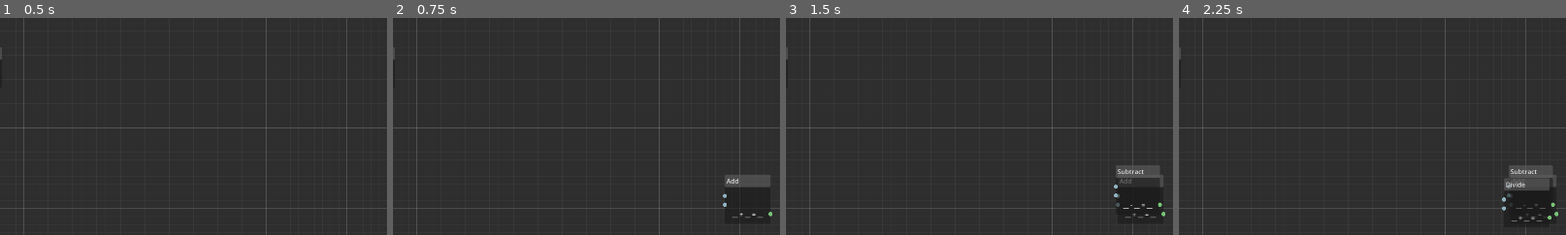
Above: before the commit, frames 1-4 (left to right).
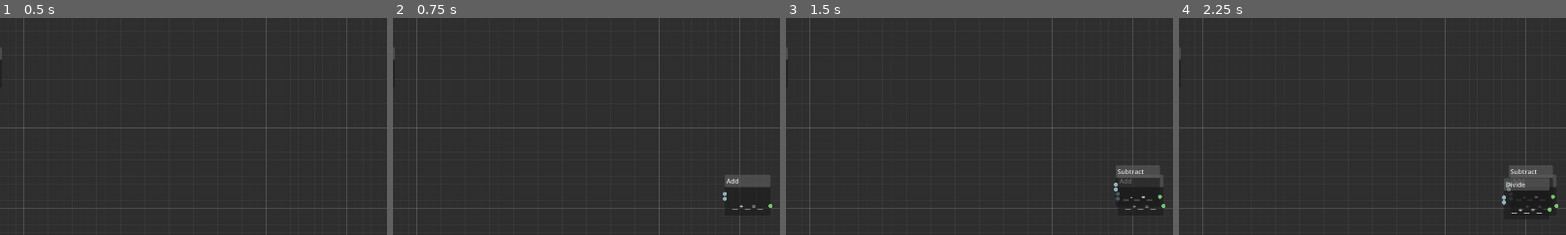
Above: after the commit, the same moments.

Repository: trite/Fractionation
Game: Godot game, scene res://main.tscn
Two runs of this game, one before a commit and one after it. Both use one fixed random seed, a clock stepped at 60 frames per second and the inputs below.
Inputs:
- Up to frame 1 (0.5 s): no input
- Up to frame 2 (0.75 s): click "+ Add" at 0.5 s
- Up to frame 3 (1.5 s): click "- Subtract" at 1.25 s
- Up to frame 4 (2.25 s): click "÷ Divide" at 2 s
The pictures show only the part of the screen within x 28-78%, y 36-86%; the shares and areas given below are measured in that part.

Frame 1 is identical in both runs. In frame 2, 0.2% of the frame differs, in the area x 85-98%, y 79-95%; in frame 3, 0.3%; in frame 4, 0.4%, in the area x 83-98%, y 75-97%.

Commit message:
first milestone - duplicator node

Diff:
--- /dev/null
+++ b/duplicator_node.gd
@@ -0,0 +1,51 @@
+extends GraphNode
+
+var input_value: Variant = null
+
+@onready var value_label: Label = $ValueLabel
+
+func _ready() -> void:
+	# Set up slots: 1 input (left), 2 outputs (right)
+	# Slot 0: Input (left only)
+	set_slot_enabled_left(0, true)
+	set_slot_enabled_right(0, false)
+	set_slot_type_left(0, 0)
+	set_slot_color_left(0, Color.LIGHT_BLUE)
+
+	# Slot 1: Output 1 (right only)
+	set_slot_enabled_left(1, false)
+	set_slot_enabled_right(1, true)
+	set_slot_type_right(1, 0)
+	set_slot_color_right(1, Color.LIGHT_GREEN)
+
+	# Slot 2: Output 2 (right only)
+	set_slot_enabled_left(2, false)
+	set_slot_enabled_right(2, true)
+	set_slot_type_right(2, 0)
+	set_slot_color_right(2, Color.LIGHT_GREEN)
+
+	update_display()
+
+func set_input(value: Variant) -> void:
+	input_value = value
+	update_display()
+
+func clear_input() -> void:
+	input_value = null
+	update_display()
+
+func get_result() -> Variant:
+	return input_value
+
+func update_display() -> void:
+	if not value_label:
+		return
+
+	var value_str := "__"
+	if input_value != null:
+		if input_value is float:
+			value_str = "%.2f" % input_value
+		else:
+			value_str = str(input_value)
+
+	value_label.text = value_str + " → " + value_str + " " + value_str
--- /dev/null
+++ b/duplicator_node.tscn
@@ -0,0 +1,28 @@
+[gd_scene load_steps=2 format=3 uid="uid://vj1goko6qu6y"]
+
+[ext_resource type="Script" path="res://duplicator_node.gd" id="1_duplicator_node"]
+
+[node name="DuplicatorNode" type="GraphNode"]
+title = "Duplicate"
+resizable = false
+draggable = true
+selectable = true
+script = ExtResource("1_duplicator_node")
+
+[node name="Input" type="Control" parent="."]
+custom_minimum_size = Vector2(0, 20)
+layout_mode = 2
+
+[node name="Output1" type="Control" parent="."]
+custom_minimum_size = Vector2(0, 20)
+layout_mode = 2
+
+[node name="Output2" type="Control" parent="."]
+custom_minimum_size = Vector2(0, 20)
+layout_mode = 2
+
+[node name="ValueLabel" type="Label" parent="."]
+layout_mode = 2
+text = "__ → __ __"
+horizontal_alignment = 1
+vertical_alignment = 1
--- a/main.gd
+++ b/main.gd
@@ -5,6 +5,7 @@
 @onready var subtract_button: Button = $ToolPanel/MarginContainer/HBoxContainer/SubtractButton
 @onready var multiply_button: Button = $ToolPanel/MarginContainer/HBoxContainer/MultiplyButton
 @onready var divide_button: Button = $ToolPanel/MarginContainer/HBoxContainer/DivideButton
+@onready var duplicator_button: Button = $ToolPanel/MarginContainer/HBoxContainer/DuplicatorButton
 @onready var token_label: Label = $ToolPanel/MarginContainer/HBoxContainer/TokenLabel
 @onready var win_screen: ColorRect = $WinScreen
 
@@ -15,7 +16,12 @@
 
 # Token system
 const OPERATION_COST: int = 100
+const DUPLICATOR_COST: int = 200
 var tokens: int = 500
+
+# Milestone system
+var milestones: Array[Milestone] = []
+var unlocked_nodes: Array[String] = ["add", "subtract", "multiply", "divide"]
 
 func _ready() -> void:
 	# Connect GraphEdit signals
@@ -28,6 +34,10 @@
 	subtract_button.pressed.connect(_on_subtract_button_pressed)
 	multiply_button.pressed.connect(_on_multiply_button_pressed)
 	divide_button.pressed.connect(_on_divide_button_pressed)
+	duplicator_button.pressed.connect(_on_duplicator_button_pressed)
+
+	# Setup milestones
+	setup_milestones()
 
 	# Create the two starting nodes
 	create_starting_nodes()
@@ -77,6 +87,17 @@
 func update_token_display() -> void:
 	token_label.text = "Tokens: " + str(tokens)
 
+func setup_milestones() -> void:
+	# First connection milestone - unlocks duplicator
+	var first_connection = Milestone.new(
+		"First Connection",
+		Milestone.TriggerType.FIRST_CONNECTION,
+		null,
+		300,
+		["duplicator"]
+	)
+	milestones.append(first_connection)
+
 func _on_connection_request(from_node: StringName, from_port: int, to_node: StringName, to_port: int) -> void:
 	var existing_connections = graph_edit.get_connection_list()
 
@@ -121,11 +142,27 @@
 			print("Cannot delete starting node: ", node_name)
 			continue
 
-		# Refund tokens if it's an operation node
+		# Disconnect all connections from/to this node first
+		var connections = graph_edit.get_connection_list()
+		for connection in connections:
+			if connection["from_node"] == node_name or connection["to_node"] == node_name:
+				graph_edit.disconnect_node(connection["from_node"], connection["from_port"],
+										   connection["to_node"], connection["to_port"])
+				# Clear inputs on target nodes
+				if connection["to_node"] != node_name:
+					update_node_input(connection["to_node"], connection["to_port"], null)
+
+		# Refund tokens if it's an operation or duplicator node
 		var node = graph_edit.get_node(NodePath(node_name))
-		if node and node.has_method("get_result"):  # It's an operation node
-			tokens += OPERATION_COST
-			update_token_display()
+		if node:
+			if node.has_method("set_input_a") and node.has_method("set_input_b"):
+				# It's an operation node
+				tokens += OPERATION_COST
+				update_token_display()
+			elif node.has_method("set_input") and node.has_method("get_result"):
+				# It's a duplicator node
+				tokens += DUPLICATOR_COST
+				update_token_display()
 
 		# Get the node and remove it
 		if node:
@@ -166,6 +203,37 @@
 
 func _on_divide_button_pressed() -> void:
 	create_operation_node(3)  # Operation.DIVIDE
+
+func _on_duplicator_button_pressed() -> void:
+	create_duplicator_node()
+
+func create_duplicator_node() -> void:
+	# Check if duplicator is unlocked
+	if not "duplicator" in unlocked_nodes:
+		print("Duplicator not yet unlocked!")
+		return
+
+	# Check if we have enough tokens
+	if tokens < DUPLICATOR_COST:
+		print("Not enough tokens! Need ", DUPLICATOR_COST, ", have ", tokens)
+		return
+
+	# Deduct tokens
+	tokens -= DUPLICATOR_COST
+	update_token_display()
+
+	var node = preload("res://duplicator_node.tscn").instantiate()
+	node.name = "duplicator_" + str(node_counter)
+	node_counter += 1
+
+	# Position new nodes in the center of the viewport with some offset
+	var scroll_offset = graph_edit.scroll_offset
+	var viewport_center = graph_edit.size / 2
+	var spawn_position = scroll_offset + viewport_center / graph_edit.zoom
+	spawn_position += Vector2(randf_range(-50, 50), randf_range(-50, 50))
+
+	node.position_offset = spawn_position
+	graph_edit.add_child(node)
 
 func get_node_output_value(node: Node) -> Variant:
 	# Get the output value from a node
@@ -180,12 +248,16 @@
 	if not node:
 		return
 
-	# Handle target nodes
-	if node.has_method("set_input"):
+	# Handle nodes with simple set_input (target nodes and duplicators)
+	if node.has_method("set_input") and not node.has_method("set_input_a"):
 		if value != null:
 			node.set_input(value)
 		else:
 			node.clear_input()
+
+		# Propagate if it's a duplicator (has output)
+		if node.has_method("get_result"):
+			propagate_value_changes(node_name)
 		return
 
 	# Update the appropriate input based on the port for operation nodes
@@ -220,21 +292,54 @@
 			update_node_input(connection["to_node"], connection["to_port"], output_value)
 
 func check_win_condition() -> void:
-	# Check if all target nodes are solved
-	var all_solved := true
+	# Gather stats about solved targets
+	var solved_count := 0
+	var solved_targets: Array = []
+	var total_value := 0
 
 	for target_name in target_nodes:
 		var target_node = graph_edit.get_node(NodePath(target_name))
 		if target_node and target_node.has_method("is_solved"):
-			if not target_node.is_solved():
-				all_solved = false
-				break
-		else:
-			all_solved = false
-			break
-
+			if target_node.is_solved():
+				solved_count += 1
+				solved_targets.append(target_name)
+				if target_node.has_method("get_target"):
+					total_value += target_node.target_value
+
+	# Check milestones
+	check_milestones(solved_count, solved_targets, total_value)
+
+	# Check if all target nodes are solved
+	var all_solved := (solved_count == target_nodes.size())
 	if all_solved:
 		show_win_screen()
 
+func check_milestones(solved_count: int, solved_targets: Array, total_value: int) -> void:
+	for milestone in milestones:
+		if milestone.check_trigger(solved_count, solved_targets, total_value):
+			milestone.complete()
+			on_milestone_achieved(milestone)
+
+func on_milestone_achieved(milestone: Milestone) -> void:
+	print("Milestone achieved: ", milestone.milestone_name)
+
+	# Award tokens
+	if milestone.token_reward > 0:
+		tokens += milestone.token_reward
+		update_token_display()
+		print("  Awarded ", milestone.token_reward, " tokens!")
+
+	# Unlock nodes
+	for node_type in milestone.unlocks:
+		if not node_type in unlocked_nodes:
+			unlocked_nodes.append(node_type)
+			print("  Unlocked: ", node_type)
+
+			# Show UI buttons for unlocked nodes
+			if node_type == "duplicator":
+				duplicator_button.visible = true
+
+	# TODO: Show visual notification to player
+
 func show_win_screen() -> void:
 	win_screen.visible = true
--- a/main.tscn
+++ b/main.tscn
@@ -58,6 +58,14 @@
 layout_mode = 2
 text = "÷ Divide"
 
+[node name="VSeparator2" type="VSeparator" parent="ToolPanel/MarginContainer/HBoxContainer"]
+layout_mode = 2
+
+[node name="DuplicatorButton" type="Button" parent="ToolPanel/MarginContainer/HBoxContainer"]
+visible = false
+layout_mode = 2
+text = "Duplicate (200)"
+
 [node name="GraphEdit" type="GraphEdit" parent="."]
 layout_mode = 1
 anchors_preset = 15
--- /dev/null
+++ b/milestone.gd
@@ -0,0 +1,42 @@
+extends RefCounted
+class_name Milestone
+
+enum TriggerType {
+	FIRST_CONNECTION,      # Triggered when first target is solved
+	TARGET_COUNT,          # Triggered when X targets are solved
+	SPECIFIC_TARGET,       # Triggered when a specific target is solved
+	TOTAL_VALUE            # Triggered when sum of all solved targets reaches X
+}
+
+var milestone_name: String
+var trigger_type: TriggerType
+var trigger_value: Variant  # For TARGET_COUNT, SPECIFIC_TARGET, or TOTAL_VALUE
+var token_reward: int
+var unlocks: Array[String]  # List of node types to unlock
+var is_completed: bool = false
+
+func _init(name: String, type: TriggerType, value: Variant = null, reward: int = 0, unlock_list: Array[String] = []):
+	milestone_name = name
+	trigger_type = type
+	trigger_value = value
+	token_reward = reward
+	unlocks = unlock_list
+
+func check_trigger(solved_count: int, solved_targets: Array, total_value: int) -> bool:
+	if is_completed:
+		return false
+
+	match trigger_type:
+		TriggerType.FIRST_CONNECTION:
+			return solved_count >= 1
+		TriggerType.TARGET_COUNT:
+			return solved_count >= trigger_value
+		TriggerType.SPECIFIC_TARGET:
+			return trigger_value in solved_targets
+		TriggerType.TOTAL_VALUE:
+			return total_value >= trigger_value
+
+	return false
+
+func complete() -> void:
+	is_completed = true
--- a/operation_node.tscn
+++ b/operation_node.tscn
@@ -10,11 +10,11 @@
 script = ExtResource("1_operation_node")
 
 [node name="InputA" type="Control" parent="."]
-custom_minimum_size = Vector2(0, 20)
+custom_minimum_size = Vector2(0, 10)
 layout_mode = 2
 
 [node name="InputB" type="Control" parent="."]
-custom_minimum_size = Vector2(0, 20)
+custom_minimum_size = Vector2(0, 10)
 layout_mode = 2
 
 [node name="Equation" type="Label" parent="."]
Not shown, added: duplicator_node.gd.uid
Not shown, added: milestone.gd.uid
